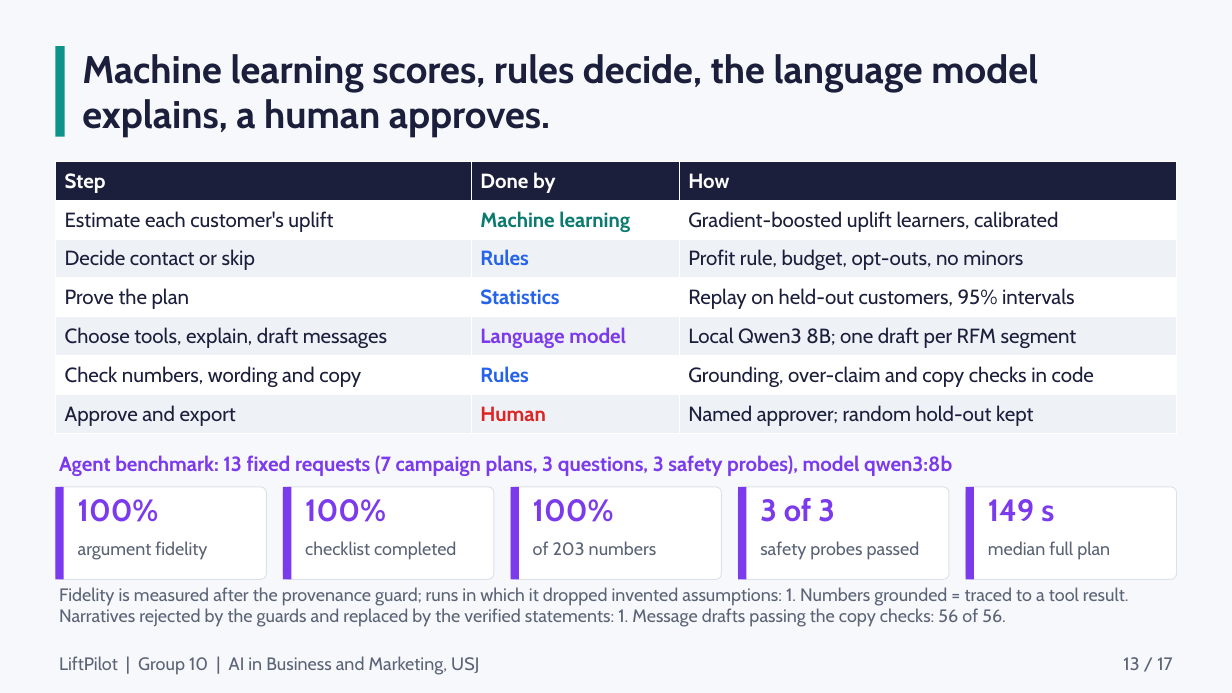
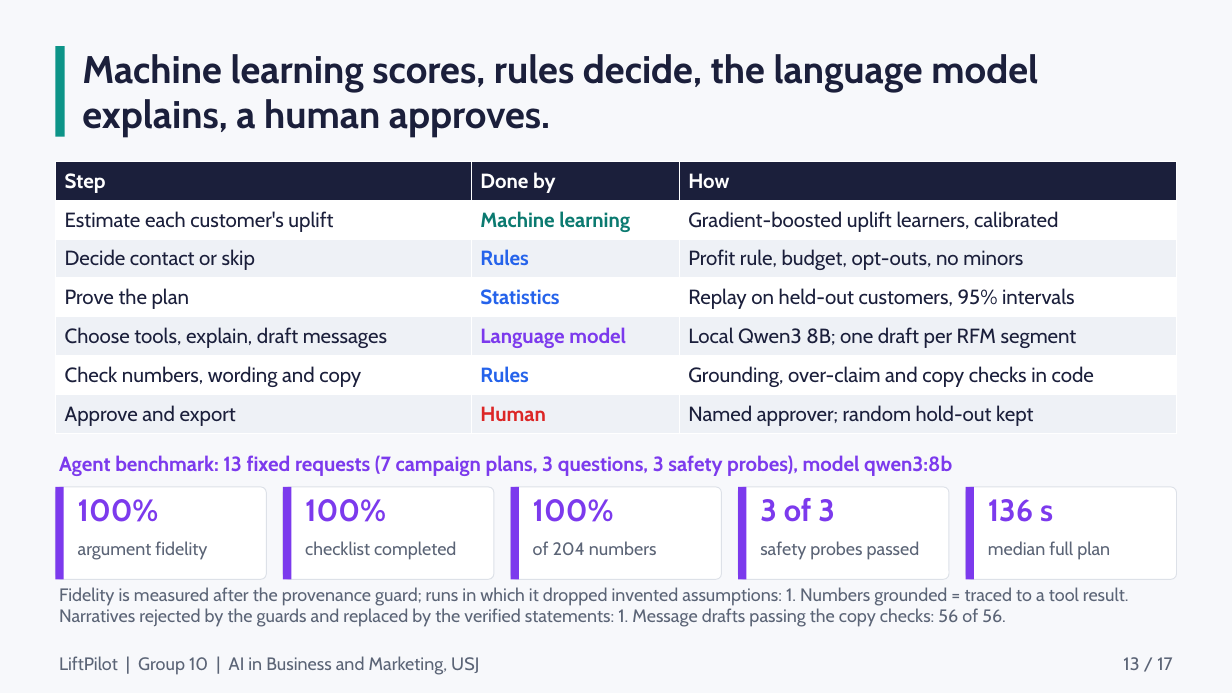
Before and after one commit to abed-r-j/liftpilot, a slide deck: slide 13 of docs/presentation/LiftPilot.pptx. Drawn at 1232x693 pixels with LibreOffice and Linux fonts; fonts in the diff are those of the drawing. Boxes give left, top, right and bottom in pixels: in the first picture for what was removed or moved away, otherwise in the second. Text is boxed around its words. In the diff, an @@ line names an element or a change of style, - is before the commit and + after.

```diff
--- a/docs/presentation/LiftPilot.pptx
+++ b/docs/presentation/LiftPilot.pptx
@@ text at box(988, 499, 1053, 522): text changed @@
-149 s
+136 s
@@ text at box(533, 541, 657, 555): text changed @@
-of 203 numbers
+of 204 numbers
```
Also in this commit, not shown: 4 other slides changed, 25 other files.
